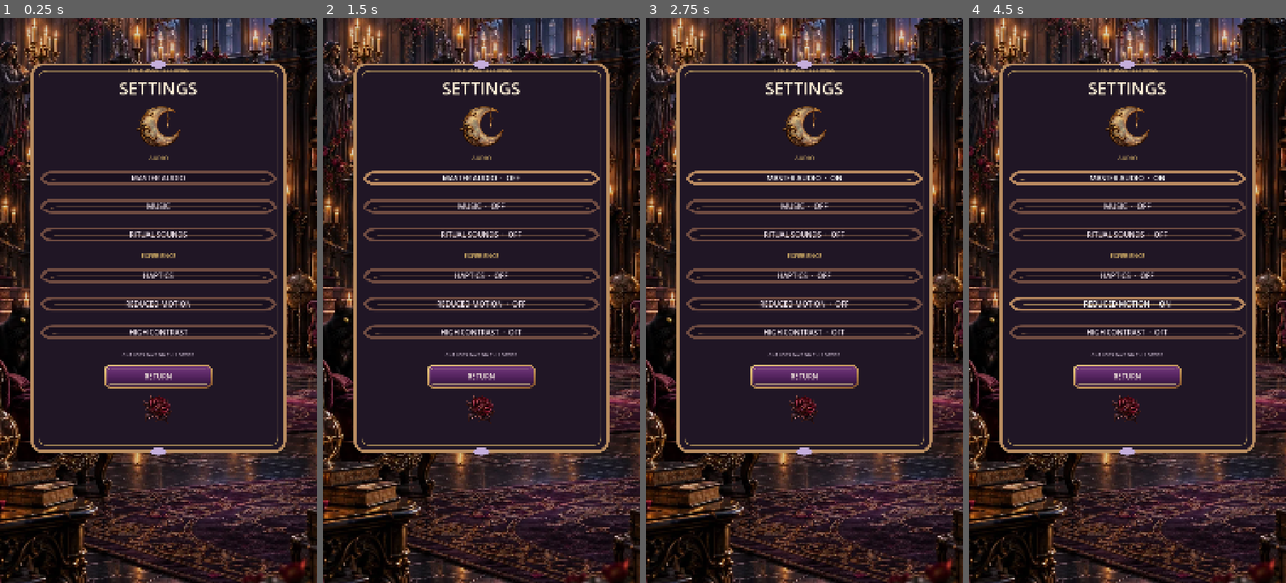
Above: before the commit, frames 1-4 (left to right).
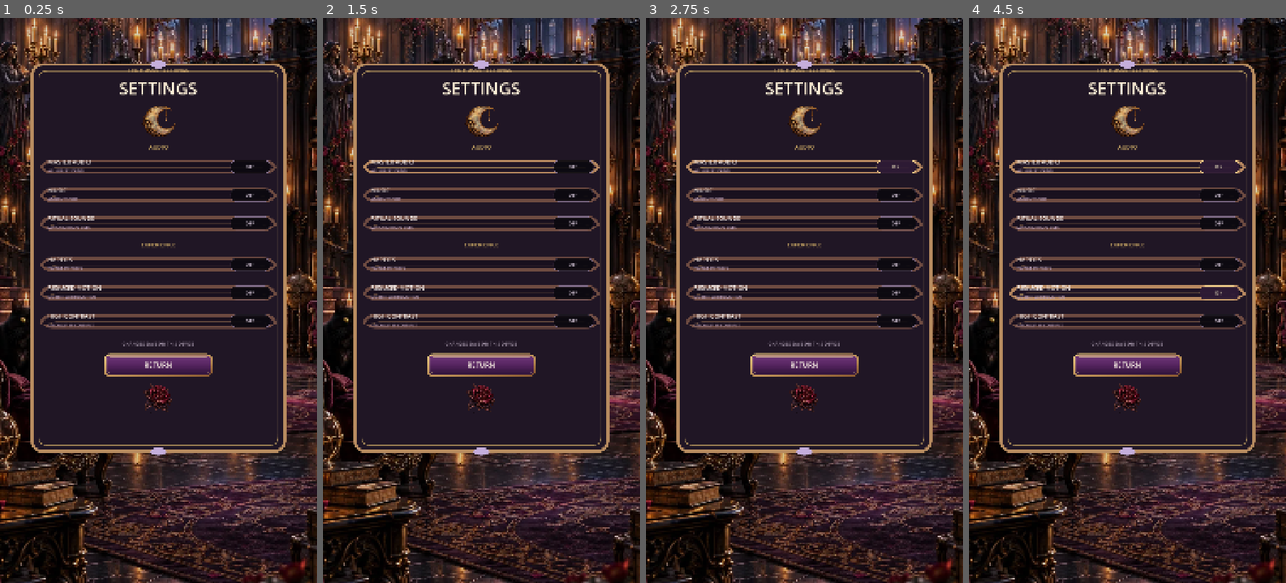
Above: after the commit, the same moments.

Repository: Jay-prodesign/akilta-match3
Game: Godot game, scene res://src/ui/settings/settings_panel.tscn
The game is run twice, just before and just after one commit, with the same random seed, the same clock (stepped at 60 frames per second) and the same inputs. This scene is started directly instead of the project's main scene.
Inputs:
- Up to frame 1 (0.25 s): no input
- Up to frame 2 (1.5 s): click "MASTER AUDIO" at 0.5 s; click "MASTER AUDIO · ON" (after the commit: "MASTER AUDIO") at 1.25 s
- Up to frame 3 (2.75 s): click "MASTER AUDIO · OFF" (after the commit: "MASTER AUDIO") at 2 s
- Up to frame 4 (4.5 s): click "HAPTICS · OFF" (after the commit: "HAPTICS") at 2.75 s; click "HAPTICS · ON" (after the commit: "HAPTICS") at 3.5 s; click "REDUCED MOTION · OFF" (after the commit: "REDUCED MOTION") at 4.25 s

The runs differ from the first frame. In frame 1, 11% of the frame differs, in the area x 12-88%, y 15-72%; in frame 2, 12%; in frame 3, 12%; in frame 4, 12%.

Commit message:
Craft Settings toggles as ritual control rows

Diff:
--- a/src/ui/settings/settings_panel.gd
+++ b/src/ui/settings/settings_panel.gd
@@ -20,6 +20,9 @@
 @export var close_hover_style: StyleBoxFlat
 @export var close_pressed_style: StyleBoxFlat
 @export var close_high_style: StyleBoxFlat
+@export var state_on_style: StyleBoxFlat
+@export var state_off_style: StyleBoxFlat
+@export var state_high_style: StyleBoxFlat
 
 
 @onready var master_toggle: Button = $Card/Content/AudioRow/Master
@@ -121,12 +124,10 @@
 func _refresh_toggle_copy() -> void:
 	if not is_node_ready():
 		return
-	master_toggle.text = "MASTER AUDIO  ·  %s" % ("ON" if master_toggle.button_pressed else "OFF")
-	music_toggle.text = "MUSIC  ·  %s" % ("ON" if music_toggle.button_pressed else "OFF")
-	sfx_toggle.text = "RITUAL SOUNDS  ·  %s" % ("ON" if sfx_toggle.button_pressed else "OFF")
-	haptics_toggle.text = "HAPTICS  ·  %s" % ("ON" if haptics_toggle.button_pressed else "OFF")
-	reduced_toggle.text = "REDUCED MOTION  ·  %s" % ("ON" if reduced_toggle.button_pressed else "OFF")
-	contrast_toggle.text = "HIGH CONTRAST  ·  %s" % ("ON" if contrast_toggle.button_pressed else "OFF")
+	for toggle in [master_toggle, music_toggle, sfx_toggle, haptics_toggle, reduced_toggle, contrast_toggle]:
+		var status := toggle.get_node_or_null("State") as Label
+		if status != null:
+			status.text = "ON" if toggle.button_pressed else "OFF"
 
 func _style_settings_overlay() -> void:
 	var card := get_node_or_null("Card") as PanelContainer
@@ -164,7 +165,18 @@
 		ProductionChrome.apply_interactive_button(toggle, toggle.button_pressed, "settings_toggle")
 	toggle.add_theme_color_override("font_color", Color("#FFFFFF") if _high_contrast else Color("#E8DCE4"))
 	toggle.add_theme_color_override("font_hover_color", Color("#FFFFFF"))
-	toggle.add_theme_font_size_override("font_size", 25)
+	toggle.add_theme_font_size_override("font_size", 20)
+	var title := toggle.get_node_or_null("Title") as Label
+	var detail := toggle.get_node_or_null("Detail") as Label
+	var status := toggle.get_node_or_null("State") as Label
+	if title != null:
+		title.add_theme_color_override("font_color", Color("#FFF7E8") if _high_contrast else Color("#F4EBE7"))
+	if detail != null:
+		detail.add_theme_color_override("font_color", Color("#FFF1B6") if _high_contrast else Color("#BBA0B9"))
+	if status != null:
+		status.text = "ON" if toggle.button_pressed else "OFF"
+		status.add_theme_stylebox_override("normal", state_high_style if _high_contrast else (state_on_style if toggle.button_pressed else state_off_style))
+		status.add_theme_color_override("font_color", Color("#FFF7D0") if (_high_contrast or toggle.button_pressed) else Color("#C6B8C9"))
 
 func _wire_tactile_controls() -> void:
 	for control in [master_toggle, music_toggle, sfx_toggle, haptics_toggle, reduced_toggle, contrast_toggle, close_button]:
@@ -206,10 +218,17 @@
 	var ritual_list := audio_row.get_child_count() == 3 and experience_row.get_child_count() == 3 and [master_toggle, music_toggle, sfx_toggle, haptics_toggle, reduced_toggle, contrast_toggle].all(
 		func(control): return control.size_flags_horizontal == Control.SIZE_EXPAND_FILL and control.toggle_mode and control.custom_minimum_size.y >= 88.0
 	)
-	var sigil_stage := house_sigil != null and house_sigil.texture != null and house_sigil.custom_minimum_size.y >= 150.0
+	var sigil_stage := house_sigil != null and house_sigil.texture != null and house_sigil.custom_minimum_size.y >= 120.0
 	var world_visible := ($WorldShade as ColorRect).color.a <= 0.20 and ($Dim as ColorRect).color.a <= 0.12
 	var title_hierarchy := ($Card/Content/Title as Label).get_theme_font_size("font_size") >= 50
 	var touch_targets := [master_toggle, music_toggle, sfx_toggle, haptics_toggle, reduced_toggle, contrast_toggle, close_button].all(func(control): return control.custom_minimum_size.y >= 88.0)
+	var crafted_rows := [master_toggle, music_toggle, sfx_toggle, haptics_toggle, reduced_toggle, contrast_toggle].all(
+		func(control):
+			var title := control.get_node_or_null("Title") as Label
+			var detail := control.get_node_or_null("Detail") as Label
+			var status := control.get_node_or_null("State") as Label
+			return control.text == "" and title != null and detail != null and status != null and status.get_theme_stylebox("normal") != null
+	)
 	return {
 		"authored_house_sigil": house_sigil != null and house_sigil.texture != null,
 		"authored_world_backdrop": world_art != null and world_art.texture != null,
@@ -225,9 +244,10 @@
 		"production_toggle_chrome": [master_toggle, music_toggle, sfx_toggle, haptics_toggle, reduced_toggle, contrast_toggle].all(func(control): return control.get_theme_stylebox("normal") is StyleBoxTexture and String(control.get_meta("production_chrome_kind", "")) == "interactive_settings_toggle"),
 		"production_return_chrome": close_button.get_theme_stylebox("normal") is StyleBoxTexture and String(close_button.get_meta("production_chrome_kind", "")) == "action_primary_settings_return",
 		"settings_ritual_list": ritual_list,
+		"crafted_ritual_rows": crafted_rows,
 		"house_sigil_hero_scale": sigil_stage,
 		"footer_rose_ornament": footer_rose != null and footer_rose.texture != null and footer_rose.custom_minimum_size.y >= 100.0,
 		"world_art_not_overdimmed": world_visible,
 		"tall_destination_surface": destination_surface,
-		"visual_parity_gate_v3": title_hierarchy and touch_targets and ritual_list and sigil_stage and footer_rose != null and footer_rose.texture != null and world_visible and destination_surface,
+		"visual_parity_gate_v3": title_hierarchy and touch_targets and ritual_list and crafted_rows and sigil_stage and footer_rose != null and footer_rose.texture != null and world_visible and destination_surface,
 	}
--- a/src/ui/settings/settings_panel.tscn
+++ b/src/ui/settings/settings_panel.tscn
@@ -153,6 +153,42 @@
 border_width_right = 2
 border_width_bottom = 2
 border_color = Color(0.835, 0.678, 0.439, 1)
+corner_radius_top_left = 18
+corner_radius_top_right = 18
+corner_radius_bottom_right = 18
+corner_radius_bottom_left = 18
+
+[sub_resource type="StyleBoxFlat" id="StateOn"]
+bg_color = Color(0.18, 0.105, 0.205, 0.96)
+border_width_left = 1
+border_width_top = 1
+border_width_right = 1
+border_width_bottom = 1
+border_color = Color(0.949, 0.816, 0.545, 0.9)
+corner_radius_top_left = 18
+corner_radius_top_right = 18
+corner_radius_bottom_right = 18
+corner_radius_bottom_left = 18
+
+[sub_resource type="StyleBoxFlat" id="StateOff"]
+bg_color = Color(0.042, 0.035, 0.06, 0.92)
+border_width_left = 1
+border_width_top = 1
+border_width_right = 1
+border_width_bottom = 1
+border_color = Color(0.53, 0.45, 0.57, 0.72)
+corner_radius_top_left = 18
+corner_radius_top_right = 18
+corner_radius_bottom_right = 18
+corner_radius_bottom_left = 18
+
+[sub_resource type="StyleBoxFlat" id="StateHigh"]
+bg_color = Color(0.015, 0.016, 0.025, 1)
+border_width_left = 2
+border_width_top = 2
+border_width_right = 2
+border_width_bottom = 2
+border_color = Color(1, 0.945, 0.714, 1)
 corner_radius_top_left = 18
 corner_radius_top_right = 18
 corner_radius_bottom_right = 18
@@ -191,6 +227,9 @@
 close_hover_style = SubResource("CloseHover")
 close_pressed_style = SubResource("ClosePressed")
 close_high_style = SubResource("CloseHigh")
+state_on_style = SubResource("StateOn")
+state_off_style = SubResource("StateOff")
+state_high_style = SubResource("StateHigh")
 
 [node name="WorldArt" type="TextureRect" parent="."]
 layout_mode = 1
@@ -264,7 +303,7 @@
 autowrap_mode = 2
 
 [node name="HouseSigil" type="TextureRect" parent="Card/Content"]
-custom_minimum_size = Vector2(0, 164)
+custom_minimum_size = Vector2(0, 126)
 layout_mode = 2
 mouse_filter = 2
 expand_mode = 1
@@ -293,7 +332,52 @@
 theme_override_styles/normal = SubResource("Toggle")
 theme_override_styles/hover = SubResource("Toggle")
 theme_override_styles/pressed = SubResource("Toggle")
+text = ""
+alignment = 0
+
+[node name="Title" type="Label" parent="Card/Content/AudioRow/Master"]
+layout_mode = 1
+anchor_left = 0.055
+anchor_top = 0.14
+anchor_right = 0.70
+anchor_bottom = 0.50
+grow_horizontal = 2
+grow_vertical = 2
+mouse_filter = 2
+theme_override_colors/font_color = Color(0.968, 0.922, 0.902, 1)
+theme_override_font_sizes/font_size = 20
 text = "MASTER AUDIO"
+vertical_alignment = 1
+
+[node name="Detail" type="Label" parent="Card/Content/AudioRow/Master"]
+layout_mode = 1
+anchor_left = 0.055
+anchor_top = 0.50
+anchor_right = 0.72
+anchor_bottom = 0.82
+grow_horizontal = 2
+grow_vertical = 2
+mouse_filter = 2
+theme_override_colors/font_color = Color(0.72, 0.62, 0.72, 1)
+theme_override_font_sizes/font_size = 13
+text = "ALL HOUSE SOUND"
+vertical_alignment = 1
+
+[node name="State" type="Label" parent="Card/Content/AudioRow/Master"]
+layout_mode = 1
+anchor_left = 0.79
+anchor_top = 0.24
+anchor_right = 0.95
+anchor_bottom = 0.76
+grow_horizontal = 2
+grow_vertical = 2
+mouse_filter = 2
+theme_override_colors/font_color = Color(1, 0.941, 0.847, 1)
+theme_override_font_sizes/font_size = 16
+theme_override_styles/normal = SubResource("StateOn")
+text = "ON"
+horizontal_alignment = 1
+vertical_alignment = 1
 
 [node name="Music" type="Button" parent="Card/Content/AudioRow"]
 custom_minimum_size = Vector2(0, 88)
@@ -301,11 +385,56 @@
 size_flags_horizontal = 3
 toggle_mode = true
 theme_override_colors/font_color = Color(0.945, 0.91, 0.866, 1)
-theme_override_font_sizes/font_size = 25
+theme_override_font_sizes/font_size = 20
 theme_override_styles/normal = SubResource("Toggle")
 theme_override_styles/hover = SubResource("Toggle")
 theme_override_styles/pressed = SubResource("Toggle")
+text = ""
+alignment = 0
+
+[node name="Title" type="Label" parent="Card/Content/AudioRow/Music"]
+layout_mode = 1
+anchor_left = 0.055
+anchor_top = 0.14
+anchor_right = 0.70
+anchor_bottom = 0.50
+grow_horizontal = 2
+grow_vertical = 2
+mouse_filter = 2
+theme_override_colors/font_color = Color(0.968, 0.922, 0.902, 1)
+theme_override_font_sizes/font_size = 20
 text = "MUSIC"
+vertical_alignment = 1
+
+[node name="Detail" type="Label" parent="Card/Content/AudioRow/Music"]
+layout_mode = 1
+anchor_left = 0.055
+anchor_top = 0.50
+anchor_right = 0.72
+anchor_bottom = 0.82
+grow_horizontal = 2
+grow_vertical = 2
+mouse_filter = 2
+theme_override_colors/font_color = Color(0.72, 0.62, 0.72, 1)
+theme_override_font_sizes/font_size = 13
+text = "AMBIENT SCORE"
+vertical_alignment = 1
+
+[node name="State" type="Label" parent="Card/Content/AudioRow/Music"]
+layout_mode = 1
+anchor_left = 0.79
+anchor_top = 0.24
+anchor_right = 0.95
+anchor_bottom = 0.76
+grow_horizontal = 2
+grow_vertical = 2
+mouse_filter = 2
+theme_override_colors/font_color = Color(1, 0.941, 0.847, 1)
+theme_override_font_sizes/font_size = 16
+theme_override_styles/normal = SubResource("StateOn")
+text = "ON"
+horizontal_alignment = 1
+vertical_alignment = 1
 
 [node name="SFX" type="Button" parent="Card/Content/AudioRow"]
 custom_minimum_size = Vector2(0, 88)
@@ -313,11 +442,56 @@
 size_flags_horizontal = 3
 toggle_mode = true
 theme_override_colors/font_color = Color(0.945, 0.91, 0.866, 1)
-theme_override_font_sizes/font_size = 25
+theme_override_font_sizes/font_size = 20
 theme_override_styles/normal = SubResource("Toggle")
 theme_override_styles/hover = SubResource("Toggle")
 theme_override_styles/pressed = SubResource("Toggle")
+text = ""
+alignment = 0
+
+[node name="Title" type="Label" parent="Card/Content/AudioRow/SFX"]
+layout_mode = 1
+anchor_left = 0.055
+anchor_top = 0.14
+anchor_right = 0.70
+anchor_bottom = 0.50
+grow_horizontal = 2
+grow_vertical = 2
+mouse_filter = 2
+theme_override_colors/font_color = Color(0.968, 0.922, 0.902, 1)
+theme_override_font_sizes/font_size = 20
 text = "RITUAL SOUNDS"
+vertical_alignment = 1
+
+[node name="Detail" type="Label" parent="Card/Content/AudioRow/SFX"]
+layout_mode = 1
+anchor_left = 0.055
+anchor_top = 0.50
+anchor_right = 0.72
+anchor_bottom = 0.82
+grow_horizontal = 2
+grow_vertical = 2
+mouse_filter = 2
+theme_override_colors/font_color = Color(0.72, 0.62, 0.72, 1)
+theme_override_font_sizes/font_size = 13
+text = "MATCH & RITUAL CUES"
+vertical_alignment = 1
+
+[node name="State" type="Label" parent="Card/Content/AudioRow/SFX"]
+layout_mode = 1
+anchor_left = 0.79
+anchor_top = 0.24
+anchor_right = 0.95
+anchor_bottom = 0.76
+grow_horizontal = 2
+grow_vertical = 2
+mouse_filter = 2
+theme_override_colors/font_color = Color(1, 0.941, 0.847, 1)
+theme_override_font_sizes/font_size = 16
+theme_override_styles/normal = SubResource("StateOn")
+text = "ON"
+horizontal_alignment = 1
+vertical_alignment = 1
 
 [node name="ExperienceLabel" type="Label" parent="Card/Content"]
 layout_mode = 2
@@ -337,11 +511,56 @@
 size_flags_horizontal = 3
 toggle_mode = true
 theme_override_colors/font_color = Color(0.945, 0.91, 0.866, 1)
-theme_override_font_sizes/font_size = 25
+theme_override_font_sizes/font_size = 20
 theme_override_styles/normal = SubResource("Toggle")
 theme_override_styles/hover = SubResource("Toggle")
 theme_override_styles/pressed = SubResource("Toggle")
+text = ""
+alignment = 0
+
+[node name="Title" type="Label" parent="Card/Content/ExperienceRow/Haptics"]
+layout_mode = 1
+anchor_left = 0.055
+anchor_top = 0.14
+anchor_right = 0.70
+anchor_bottom = 0.50
+grow_horizontal = 2
+grow_vertical = 2
+mouse_filter = 2
+theme_override_colors/font_color = Color(0.968, 0.922, 0.902, 1)
+theme_override_font_sizes/font_size = 20
 text = "HAPTICS"
+vertical_alignment = 1
+
+[node name="Detail" type="Label" parent="Card/Content/ExperienceRow/Haptics"]
+layout_mode = 1
+anchor_left = 0.055
+anchor_top = 0.50
+anchor_right = 0.72
+anchor_bottom = 0.82
+grow_horizontal = 2
+grow_vertical = 2
+mouse_filter = 2
+theme_override_colors/font_color = Color(0.72, 0.62, 0.72, 1)
+theme_override_font_sizes/font_size = 13
+text = "TACTILE FEEDBACK"
+vertical_alignment = 1
+
+[node name="State" type="Label" parent="Card/Content/ExperienceRow/Haptics"]
+layout_mode = 1
+anchor_left = 0.79
+anchor_top = 0.24
+anchor_right = 0.95
+anchor_bottom = 0.76
+grow_horizontal = 2
+grow_vertical = 2
+mouse_filter = 2
+theme_override_colors/font_color = Color(1, 0.941, 0.847, 1)
+theme_override_font_sizes/font_size = 16
+theme_override_styles/normal = SubResource("StateOn")
+text = "ON"
+horizontal_alignment = 1
+vertical_alignment = 1
 
 [node name="Reduced" type="Button" parent="Card/Content/ExperienceRow"]
 custom_minimum_size = Vector2(0, 88)
@@ -349,11 +568,56 @@
 size_flags_horizontal = 3
 toggle_mode = true
 theme_override_colors/font_color = Color(0.945, 0.91, 0.866, 1)
-theme_override_font_sizes/font_size = 25
+theme_override_font_sizes/font_size = 20
 theme_override_styles/normal = SubResource("Toggle")
 theme_override_styles/hover = SubResource("Toggle")
 theme_override_styles/pressed = SubResource("Toggle")
+text = ""
+alignment = 0
+
+[node name="Title" type="Label" parent="Card/Content/ExperienceRow/Reduced"]
+layout_mode = 1
+anchor_left = 0.055
+anchor_top = 0.14
+anchor_right = 0.70
+anchor_bottom = 0.50
+grow_horizontal = 2
+grow_vertical = 2
+mouse_filter = 2
+theme_override_colors/font_color = Color(0.968, 0.922, 0.902, 1)
+theme_override_font_sizes/font_size = 20
 text = "REDUCED MOTION"
+vertical_alignment = 1
+
+[node name="Detail" type="Label" parent="Card/Content/ExperienceRow/Reduced"]
+layout_mode = 1
+anchor_left = 0.055
+anchor_top = 0.50
+anchor_right = 0.72
+anchor_bottom = 0.82
+grow_horizontal = 2
+grow_vertical = 2
+mouse_filter = 2
+theme_override_colors/font_color = Color(0.72, 0.62, 0.72, 1)
+theme_override_font_sizes/font_size = 13
+text = "QUIETER SCREEN MOTION"
+vertical_alignment = 1
+
+[node name="State" type="Label" parent="Card/Content/ExperienceRow/Reduced"]
+layout_mode = 1
+anchor_left = 0.79
+anchor_top = 0.24
+anchor_right = 0.95
+anchor_bottom = 0.76
+grow_horizontal = 2
+grow_vertical = 2
+mouse_filter = 2
+theme_override_colors/font_color = Color(1, 0.941, 0.847, 1)
+theme_override_font_sizes/font_size = 16
+theme_override_styles/normal = SubResource("StateOn")
+text = "ON"
+horizontal_alignment = 1
+vertical_alignment = 1
 
 [node name="Contrast" type="Button" parent="Card/Content/ExperienceRow"]
 custom_minimum_size = Vector2(0, 88)
@@ -361,11 +625,56 @@
 size_flags_horizontal = 3
 toggle_mode = true
 theme_override_colors/font_color = Color(0.945, 0.91, 0.866, 1)
-theme_override_font_sizes/font_size = 25
+theme_override_font_sizes/font_size = 20
 theme_override_styles/normal = SubResource("Toggle")
 theme_override_styles/hover = SubResource("Toggle")
 theme_override_styles/pressed = SubResource("Toggle")
+text = ""
+alignment = 0
+
+[node name="Title" type="Label" parent="Card/Content/ExperienceRow/Contrast"]
+layout_mode = 1
+anchor_left = 0.055
+anchor_top = 0.14
+anchor_right = 0.70
+anchor_bottom = 0.50
+grow_horizontal = 2
+grow_vertical = 2
+mouse_filter = 2
+theme_override_colors/font_color = Color(0.968, 0.922, 0.902, 1)
+theme_override_font_sizes/font_size = 20
 text = "HIGH CONTRAST"
+vertical_alignment = 1
+
+[node name="Detail" type="Label" parent="Card/Content/ExperienceRow/Contrast"]
+layout_mode = 1
+anchor_left = 0.055
+anchor_top = 0.50
+anchor_right = 0.72
+anchor_bottom = 0.82
+grow_horizontal = 2
+grow_vertical = 2
+mouse_filter = 2
+theme_override_colors/font_color = Color(0.72, 0.62, 0.72, 1)
+theme_override_font_sizes/font_size = 13
+text = "STRONGER UI CONTRAST"
+vertical_alignment = 1
+
+[node name="State" type="Label" parent="Card/Content/ExperienceRow/Contrast"]
+layout_mode = 1
+anchor_left = 0.79
+anchor_top = 0.24
+anchor_right = 0.95
+anchor_bottom = 0.76
+grow_horizontal = 2
+grow_vertical = 2
+mouse_filter = 2
+theme_override_colors/font_color = Color(1, 0.941, 0.847, 1)
+theme_override_font_sizes/font_size = 16
+theme_override_styles/normal = SubResource("StateOn")
+text = "ON"
+horizontal_alignment = 1
+vertical_alignment = 1
 
 [node name="SavedNote" type="Label" parent="Card/Content"]
 custom_minimum_size = Vector2(0, 38)
--- a/tests/unit/test_settings_authored_utility_screen.gd
+++ b/tests/unit/test_settings_authored_utility_screen.gd
@@ -28,6 +28,7 @@
 	_expect(bool(contract.get("production_toggle_chrome", false)), "Settings toggle rows must use the verified quiet interactive production chrome in normal mode")
 	_expect(bool(contract.get("production_return_chrome", false)), "Settings return CTA must use the verified primary action production chrome in normal mode")
 	_expect(bool(contract.get("settings_ritual_list", false)), "Settings controls must read as a vertical ritual list instead of a web-style grid")
+	_expect(bool(contract.get("crafted_ritual_rows", false)), "Settings ritual rows must separate setting identity, supporting copy and state medallions instead of flat developer toggle text")
 	_expect(bool(contract.get("house_sigil_hero_scale", false)), "Settings House sigil must retain a hero-scale visual anchor")
 	_expect(bool(contract.get("world_art_not_overdimmed", false)), "Settings must keep House world art visible around the control surface")
 	_expect(bool(contract.get("tall_destination_surface", false)), "Settings control card must read as a tall North Star destination while preserving the world")
Not shown: 1 places in src/ui/settings/settings_panel.tscn that only renumber resources
